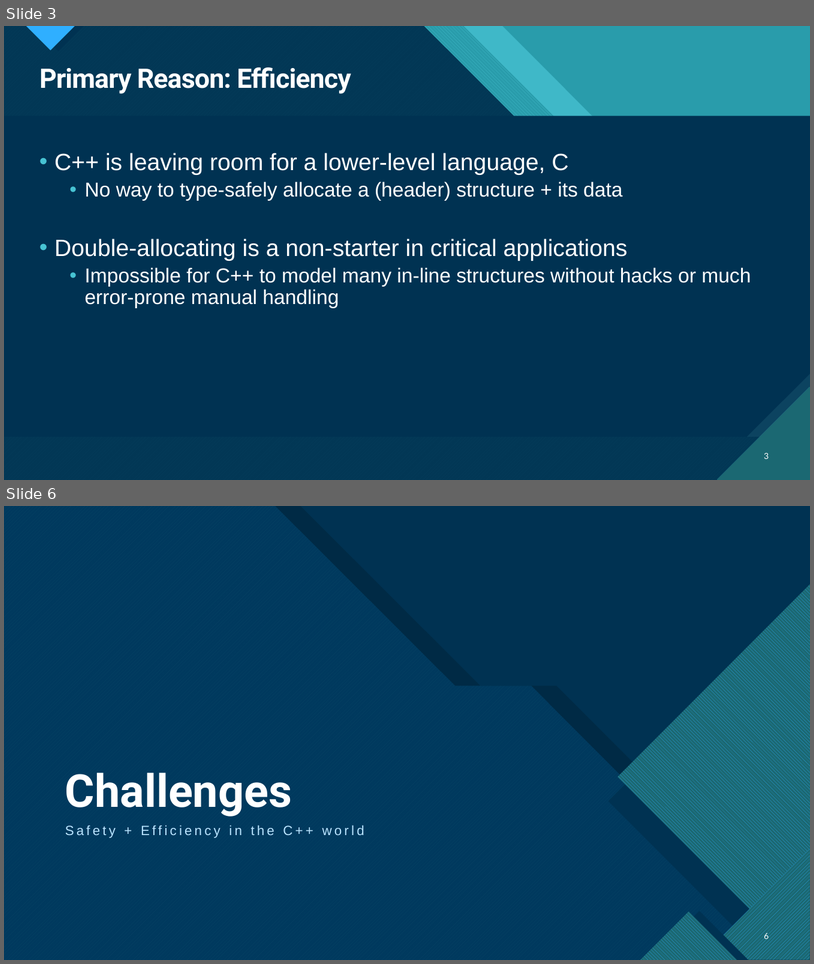
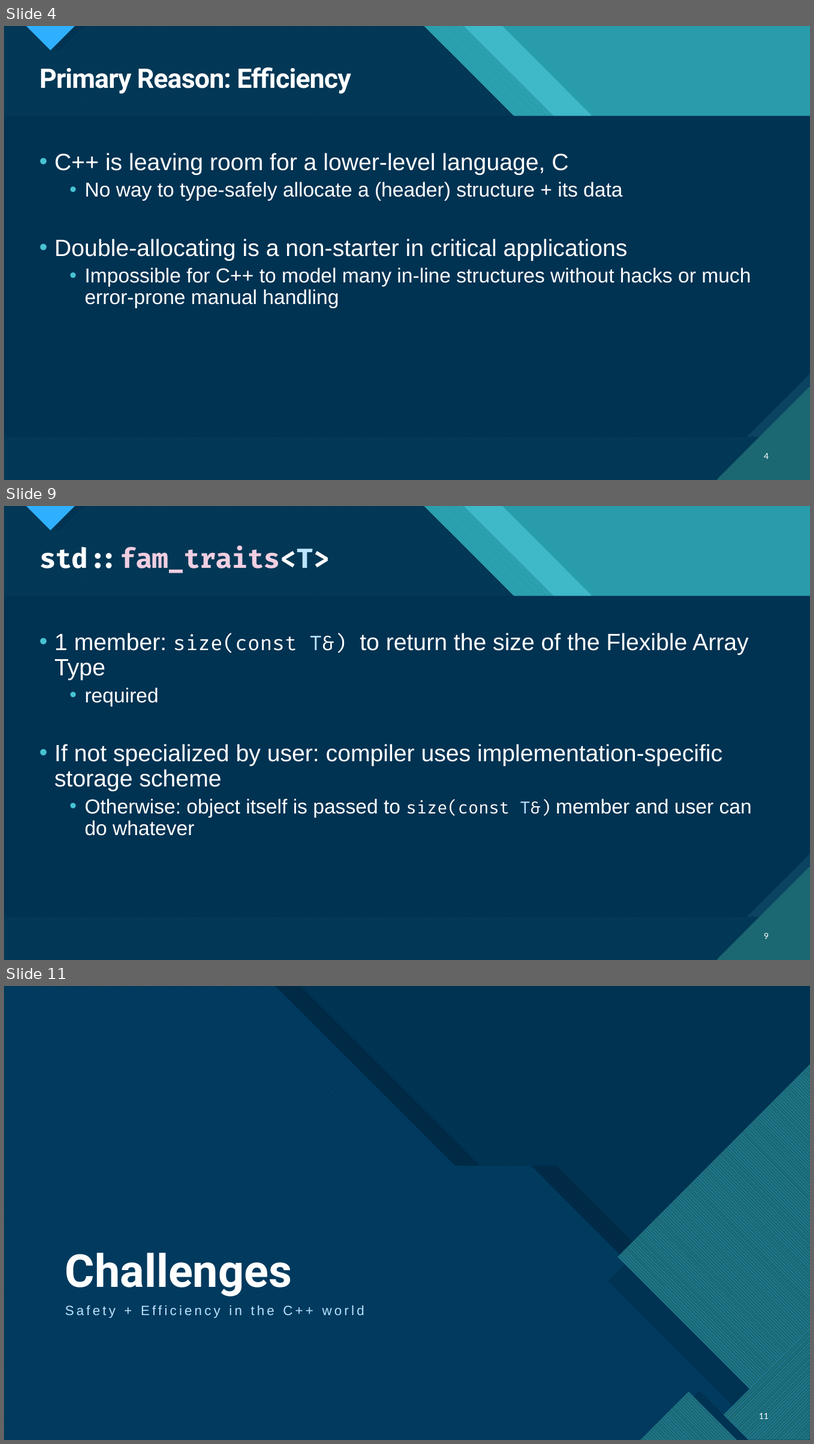
Before and after one commit to ThePhD/future_cxx, a slide deck: papers/presentations/source/d1039r2.pptx. Shown one above the other, each under a label of ours: slides 3 and 6 before the commit, slides 4, 9 and 11 after it; the slides between them are not shown. The pictures are 814x964 and 814x1444 pixels, drawn with LibreOffice and Linux fonts; fonts in the diff are those of the drawing. Boxes give left, top, right and bottom in pixels: in the first picture for what was removed or moved away, otherwise in the second. Text is boxed around its words. In the diff, an @@ line names an element or a change of style, - is before the commit and + after.

```diff
--- a/papers/presentations/source/d1039r2.pptx
+++ b/papers/presentations/source/d1039r2.pptx
@@ slide 9 added at bbox=[4, 506, 810, 960], background #47C3D3; not listed: 18 template elements that a slide beside it also shows @@
@@ title added at bbox=[39, 546, 330, 573], 32 pt, text #F0CEE1, bold @@
+std::fam_traits<T>
@@ text added at bbox=[54, 633, 752, 835], 28 pt, text #FFFFFF @@
+• 1 member: size(const T&) to return the size of the Flexible Array Type
+  • required
+• If not specialized by user: compiler uses implementation-specific storage scheme
+  • Otherwise: object itself is passed to size(const T&) member and user can do whatever
@@ page number added at bbox=[764, 933, 769, 939], 10 pt, text #FFFFFF @@
+9
@@ what was slide 3 is now slide 4 @@
@@ page number at bbox=[764, 453, 769, 459]: text changed @@
-3
+4
@@ what was slide 6 is now slide 11 @@
@@ page number at bbox=[759, 1411, 769, 1421]: text changed @@
-6
+11
```
Also in this commit, not shown: 6 slides changed, 5 other slides added, 1 slide removed, 9 other files.
